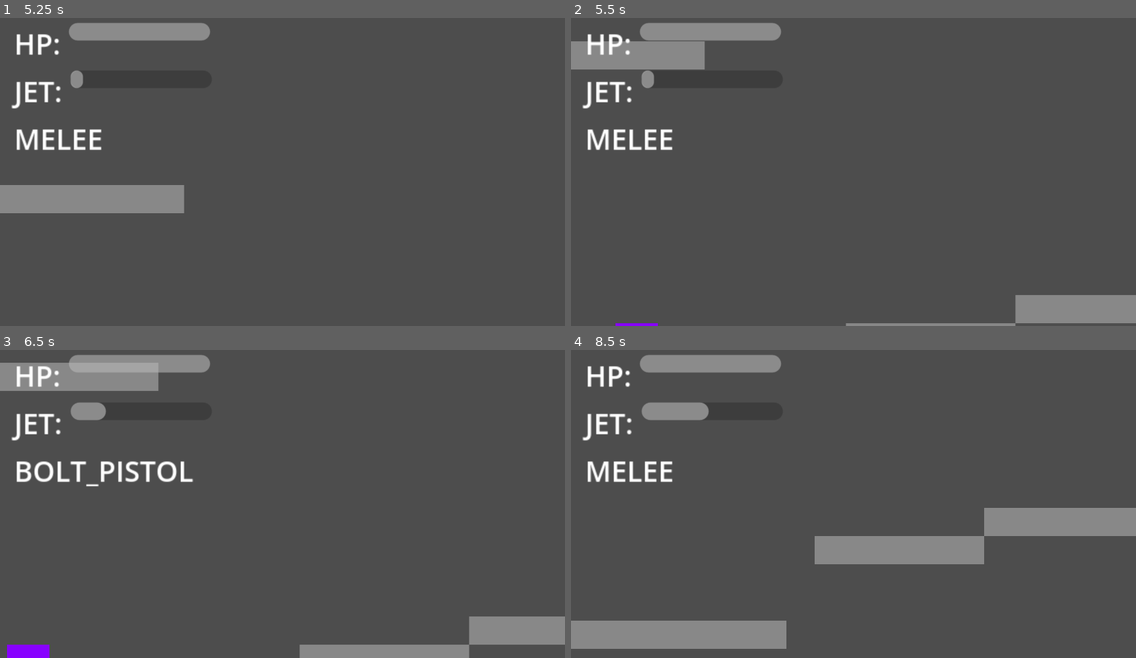
Above: before the commit, frames 1-4 (two rows, left to right).
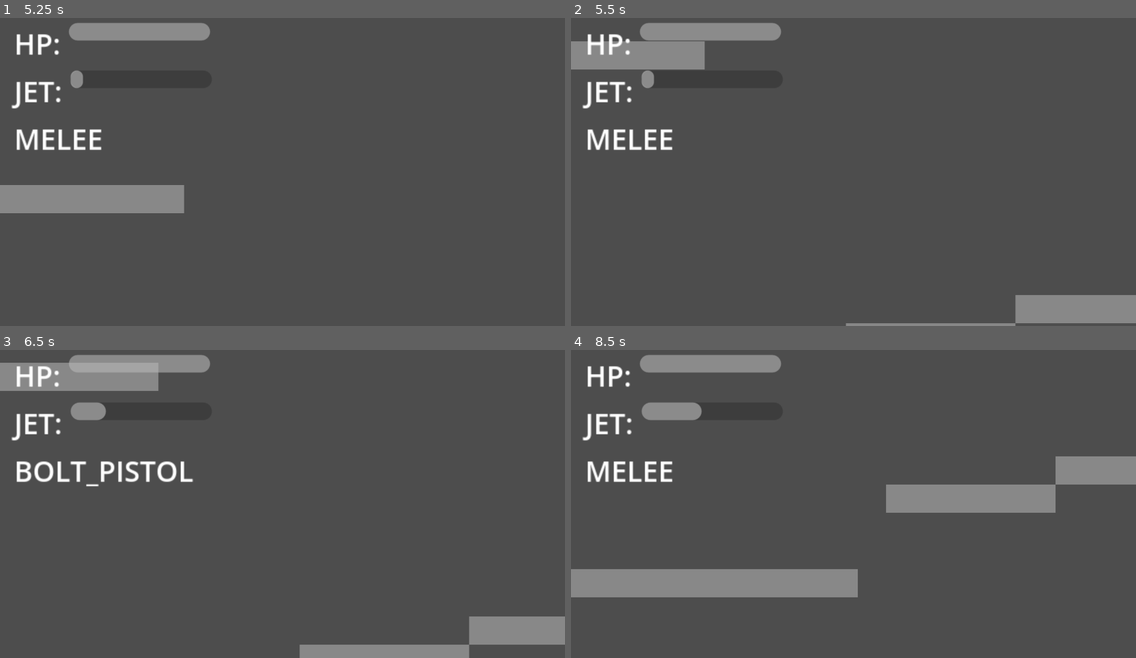
Above: after the commit, the same moments.

Repository: s29741-pj/SGD_DropPod
Game: Godot game, scene res://scenes/main.tscn
The game is run twice, just before and just after one commit, with the same random seed, the same clock (stepped at 60 frames per second) and the same inputs.
Inputs (mouse positions are in pixels of both pictures, inside the frame that each line leads up to):
- Up to frame 1 (5.25 s): tap Enter (ui_accept) at 0.5, 0.77, 1.52, 3.02, 3.77, 4.52 s; move the mouse to (406, 150) at 0.52 s; hold Right (ui_right) 0.53-2.03 s; tap Q (switch_weapon) every 0.75 s from 0.6 to 5.1 s; move the mouse to (169, 184) at 1.27 s; move the mouse to (339, 98) at 2.02 s; hold Left (ui_left) 2.03-2.78 s; move the mouse to (254, 230) at 2.77 s; hold Right (ui_right) 2.78-4.28 s; move the mouse to (452, 215) at 3.52 s; move the mouse to (113, 119) at 4.27 s; hold Left (ui_left) 4.28-5.03 s; move the mouse to (310, 168) at 5.02 s; hold Right (ui_right) from 5.03 s (still down)
- Up to frame 2 (5.5 s): keep holding Right (ui_right)
- Up to frame 3 (6.5 s): move the mouse to (197, 420) at 5.77 s; release Right (ui_right) at 5.78 s; hold Left (ui_left) from 5.78 s (still down); tap Q (switch_weapon) at 5.85 s; tap Enter (ui_accept) at 6.02 s
- Up to frame 4 (8.5 s): move the mouse to (977, 482) at 6.52 s; tap Q (switch_weapon) at 6.6, 7.35, 8.1 s; tap Enter (ui_accept) at 6.77, 7.52 s; move the mouse to (740, 516) at 7.27 s; release Left (ui_left) at 7.28 s; hold Right (ui_right) from 7.28 s (still down); move the mouse to (910, 430) at 8.02 s

Frame 1 is identical in both runs. In frame 2, less than 0.1% of the frame differs, in the area x 7-16%, y 99-100%; in frame 3, 0.3%; in frame 4, 17%, in the area x 0-100%, y 16-98%.

Commit message:
enemies spawner bullet collision fix

Diff:
--- a/scenes/enemy.gd
+++ b/scenes/enemy.gd
@@ -31,7 +31,11 @@
 	# Sprawdź kolizję z graczem po move_and_slide
 	for i in get_slide_collision_count():
 		var collision = get_slide_collision(i)
+		if collision == null:
+			continue
 		var collider = collision.get_collider()
+		if collider == null:
+			continue
 		if collider.has_method("take_damage") and not damage_cooldown:
 			collider.take_damage(1)
 			damage_cooldown = true
--- a/scenes/enemy.tscn
+++ b/scenes/enemy.tscn
@@ -6,6 +6,8 @@
 size = Vector2(16, 32)
 
 [node name="Enemy" type="CharacterBody2D" unique_id=623081516]
+collision_layer = 2
+collision_mask = 3
 script = ExtResource("1_md0e3")
 
 [node name="Sprite2D" type="Sprite2D" parent="." unique_id=1849680943]
--- /dev/null
+++ b/scenes/enemy_spawner.gd
@@ -0,0 +1,15 @@
+extends Node2D
+
+@export var enemy_scene: PackedScene
+@export var spawn_count: int = 3
+@export var spawn_delay: float = 1.0
+
+func _ready():
+	spawn_enemies()
+
+func spawn_enemies():
+	for i in spawn_count:
+		await get_tree().create_timer(spawn_delay * i).timeout
+		var enemy = enemy_scene.instantiate()
+		enemy.position = global_position + Vector2(randf_range(-30, 30), 0)
+		get_parent().add_child(enemy)
--- /dev/null
+++ b/scenes/enemy_spawner.tscn
@@ -0,0 +1,6 @@
+[gd_scene format=3 uid="uid://7h5x2l2t1xg2"]
+
+[ext_resource type="Script" uid="uid://bktohpvanxomd" path="res://scenes/enemy_spawner.gd" id="1_ks1gq"]
+
+[node name="EnemySpawner" type="Node2D" unique_id=33120619]
+script = ExtResource("1_ks1gq")
--- a/scenes/heavy_enemy.gd
+++ b/scenes/heavy_enemy.gd
@@ -33,7 +33,11 @@
 
 	for i in get_slide_collision_count():
 		var collision = get_slide_collision(i)
+		if collision == null:
+			continue
 		var collider = collision.get_collider()
+		if collider == null:
+			continue
 		if collider.has_method("take_damage") and not damage_cooldown:
 			collider.take_damage(2)
 			damage_cooldown = true
--- a/scenes/heavy_enemy.tscn
+++ b/scenes/heavy_enemy.tscn
@@ -6,6 +6,8 @@
 size = Vector2(24, 48)
 
 [node name="HeavyEnemy" type="CharacterBody2D" unique_id=257790617]
+collision_layer = 2
+collision_mask = 3
 script = ExtResource("1_d57w6")
 
 [node name="CollisionShape2D" type="CollisionShape2D" parent="." unique_id=73364436]
--- a/scenes/main.tscn
+++ b/scenes/main.tscn
@@ -9,8 +9,8 @@
 [ext_resource type="PackedScene" uid="uid://cqfeili5j8v5f" path="res://scenes/enemy.tscn" id="5_tbgi4"]
 [ext_resource type="PackedScene" uid="uid://duvx5bqv1gl4m" path="res://scenes/melee_hitbox.tscn" id="5_tefeu"]
 [ext_resource type="PackedScene" uid="uid://b6ahva1ja3a1c" path="res://scenes/hud.tscn" id="7_o6xl0"]
-[ext_resource type="PackedScene" uid="uid://bt4hcmhckyxwv" path="res://scenes/enemy_shooter.tscn" id="10_choun"]
 [ext_resource type="PackedScene" uid="uid://c8tarvkchy4i8" path="res://scenes/heavy_enemy.tscn" id="11_ya4ey"]
+[ext_resource type="PackedScene" uid="uid://7h5x2l2t1xg2" path="res://scenes/enemy_spawner.tscn" id="12_eb6dy"]
 
 [sub_resource type="TileSetAtlasSource" id="TileSetAtlasSource_choun"]
 texture = ExtResource("2_85g3d")
@@ -39,14 +39,12 @@
 position_smoothing_enabled = true
 rotation_smoothing_enabled = true
 
-[node name="Enemy" parent="." unique_id=623081516 instance=ExtResource("5_tbgi4")]
-position = Vector2(100, 284)
-collision_layer = 2
-
 [node name="HUD" parent="." unique_id=1620064913 instance=ExtResource("7_o6xl0")]
 
-[node name="EnemyShooter" parent="." unique_id=1148068584 instance=ExtResource("10_choun")]
-position = Vector2(-8, 288)
+[node name="EnemySpawner" parent="." unique_id=33120619 instance=ExtResource("12_eb6dy")]
+position = Vector2(232, 264)
+enemy_scene = ExtResource("5_tbgi4")
 
-[node name="HeavyEnemy" parent="." unique_id=257790617 instance=ExtResource("11_ya4ey")]
-position = Vector2(192, 272)
+[node name="EnemySpawner2" parent="." unique_id=11541836 instance=ExtResource("12_eb6dy")]
+position = Vector2(-496, 136)
+enemy_scene = ExtResource("11_ya4ey")
--- a/scenes/player.gd
+++ b/scenes/player.gd
@@ -110,6 +110,8 @@
 	bullet.position = global_position
 	bullet.direction = (get_global_mouse_position() - global_position).normalized()
 	bullet.scale = Vector2(size_mult, size_mult)
+	bullet.collision_layer = 3
+	bullet.collision_mask = 2
 	get_parent().add_child(bullet)
 	if muzzle_flash_scene:
 		var flash = muzzle_flash_scene.instantiate()
Not shown, added: scenes/enemy_spawner.gd.uid
